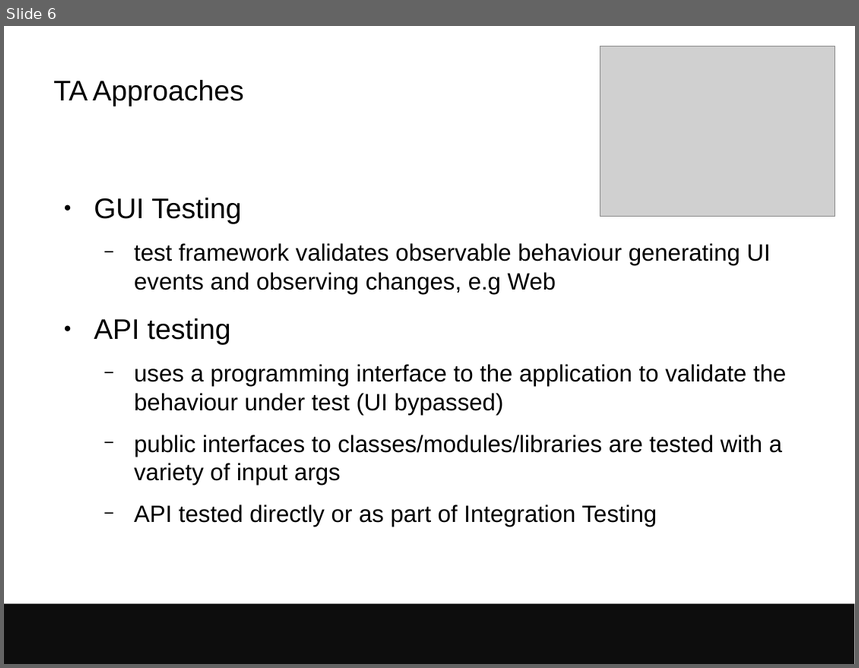
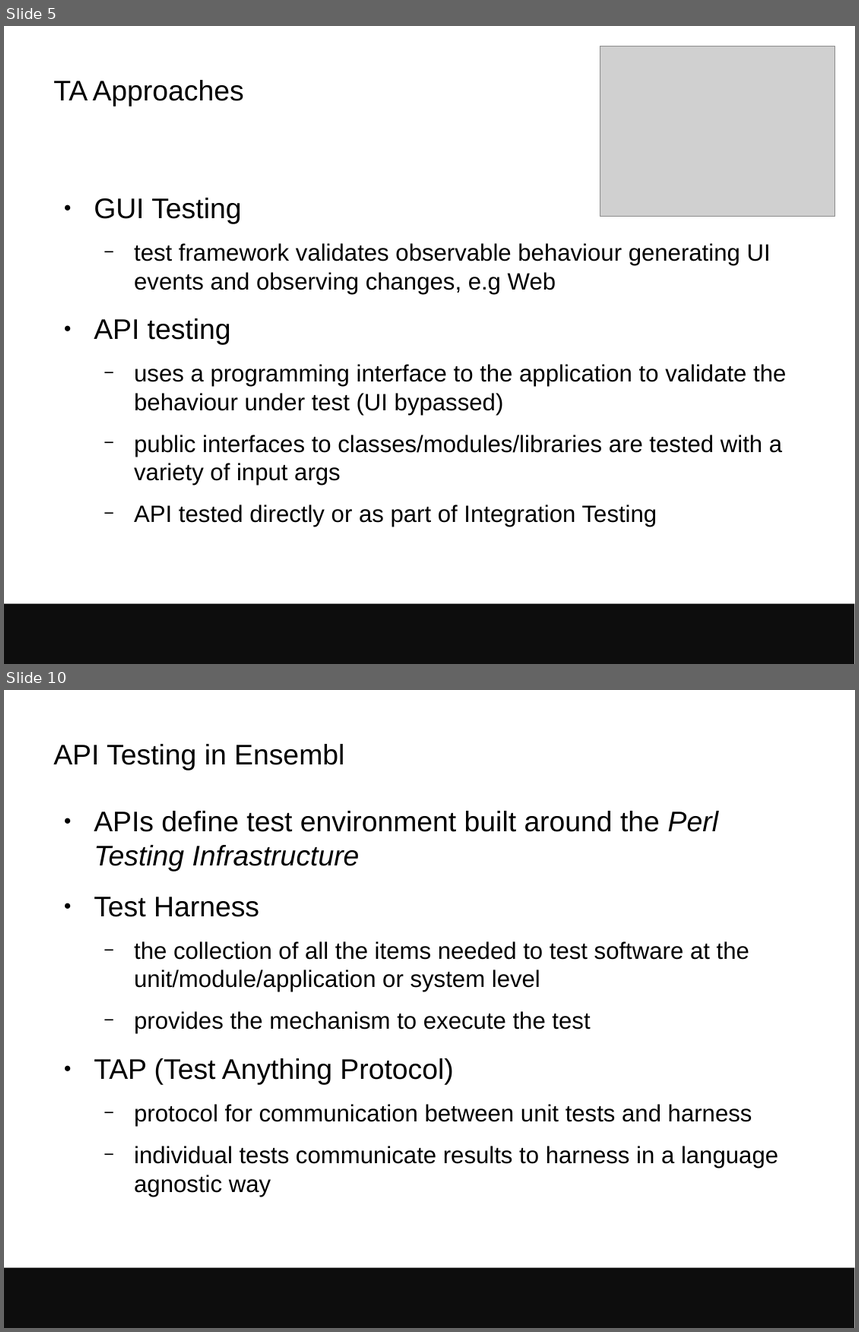
Before and after one commit to avullo/presentations, a slide deck: 2017/data-review-12-17/talk.odp. Shown one above the other, each under a label of ours: slide 6 before the commit, slides 5 and 10 after it; the slides between them are not shown. The pictures are 859x668 and 859x1332 pixels, drawn with LibreOffice and Linux fonts; fonts in the diff are those of the drawing; grey boxes stand for pictures; background and template pictures are left out. Boxes give left, top, right and bottom in pixels: in the first picture for what was removed or moved away, otherwise in the second. Text is boxed around its words. In the diff, an @@ line names an element or a change of style, - is before the commit and + after.

```diff
--- a/2017/data-review-12-17/talk.odp
+++ b/2017/data-review-12-17/talk.odp
@@ slide 10 added at (4, 690, 855, 1328), background #FFFFFF; not listed: 1 template element that a slide beside it also shows @@
@@ title added at (53, 744, 344, 771), 24 pt, text #000000 @@
+API Testing in Ensembl
@@ text added at (94, 811, 778, 1197), 20 pt, text #000000 @@
+● APIs define test environment built around the Perl Testing Infrastructure
+● Test Harness
+  − the collection of all the items needed to test software at the unit/module/application or system level
+  − provides the mechanism to execute the test
+● TAP (Test Anything Protocol)
+  − protocol for communication between unit tests and harness
+  − individual tests communicate results to harness in a language agnostic way
@@ what was slide 6 is now slide 5 @@
```
Also in this commit, not shown: 1 slide changed, 15 other slides added, 1 slide removed, 9 other files.
